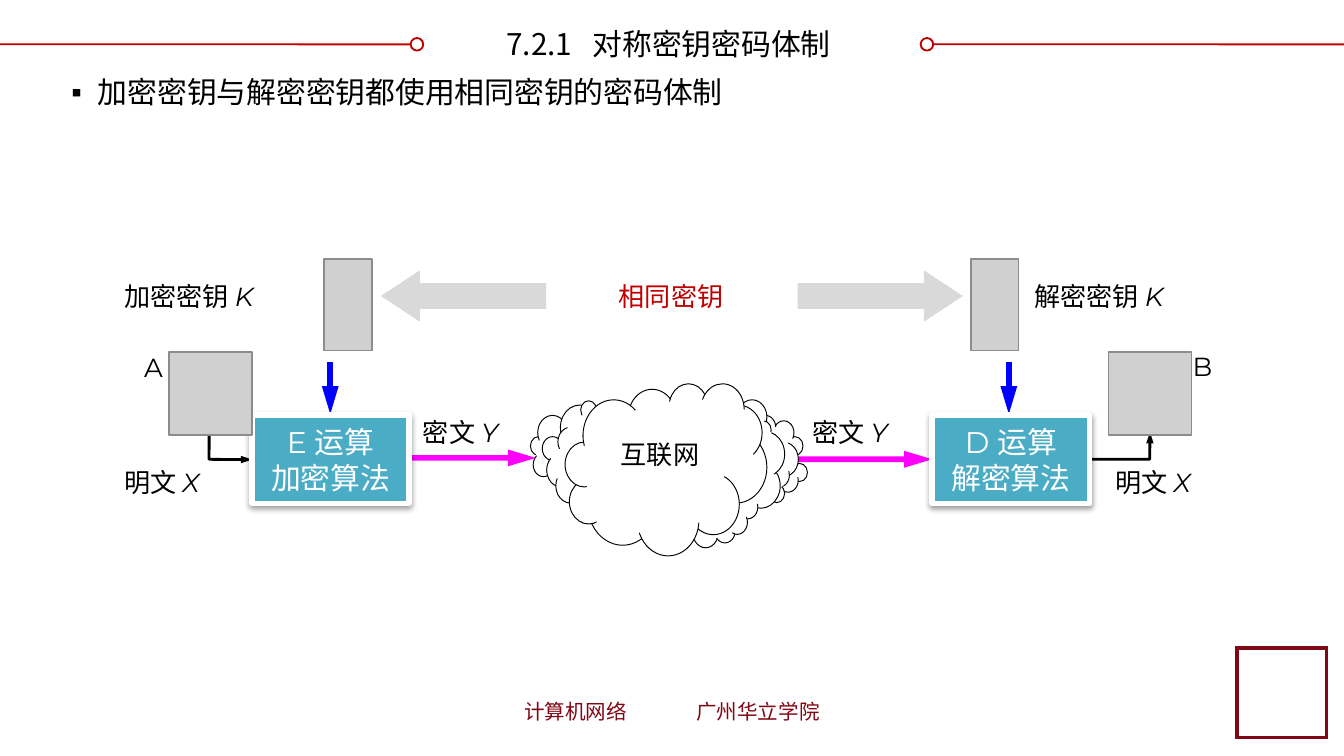
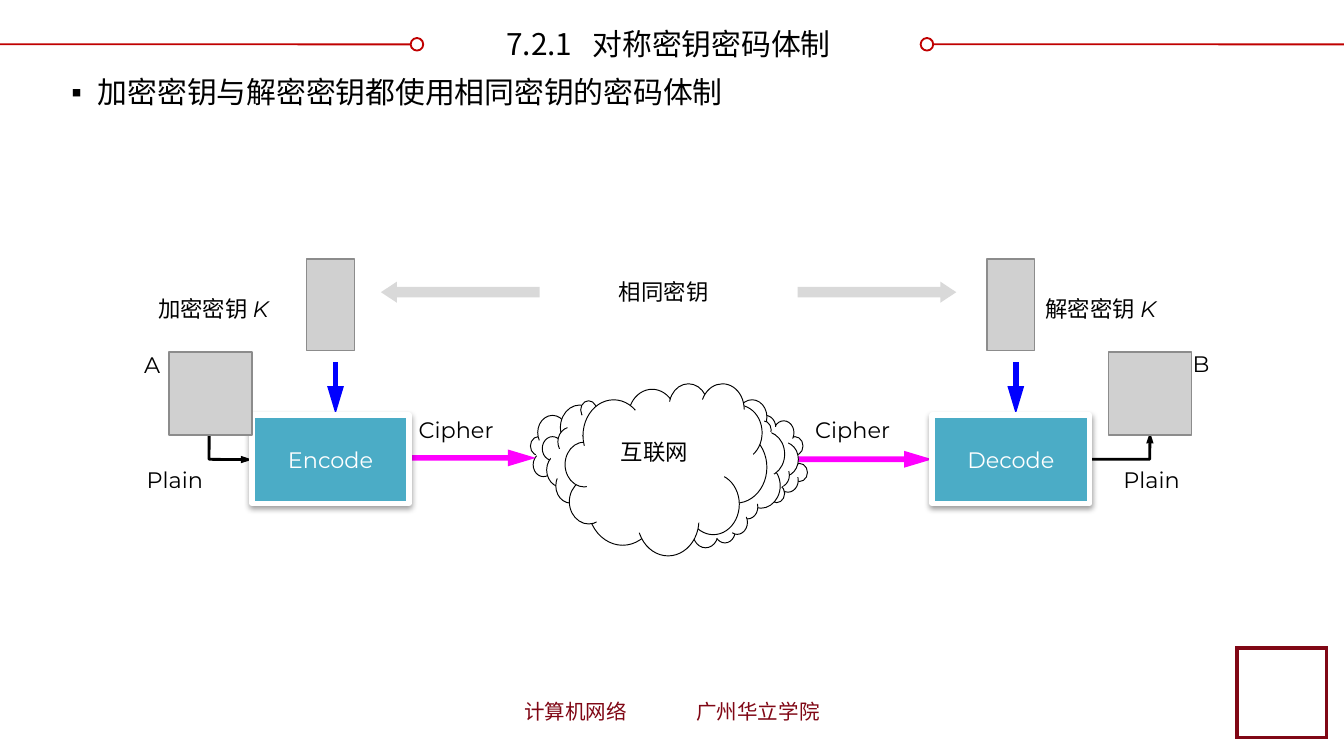
Before and after one commit to glplaman/glplaman.github.io, a slide deck: slide 14 of network/ppt/chap7.pptx. Drawn at 1344x756 pixels with LibreOffice and Linux fonts; fonts in the diff are those of the drawing; grey boxes stand for pictures; background and template pictures are left out. Boxes give left, top, right and bottom in pixels: in the first picture for what was removed or moved away, otherwise in the second. Text is boxed around its words. In the diff, an @@ line names an element or a change of style, - is before the commit and + after.

```diff
--- a/network/ppt/chap7.pptx
+++ b/network/ppt/chap7.pptx
@@ picture: place and size @@
-picture at box(324, 259, 372, 351)
+picture at box(306, 259, 355, 351)
@@ picture: place and size @@
-picture at box(970, 259, 1019, 351)
+picture at box(986, 259, 1035, 351)
@@ size 14 to 12 pt in 5 elements at box(1193, 356, 1210, 372), box(144, 357, 160, 373), box(621, 441, 688, 462), box(1045, 298, 1156, 319), box(158, 298, 269, 319) @@
@@ text "加密密钥 K": place and size @@
-text "加密密钥 K" at box(124, 284, 254, 308)
+text "加密密钥 K" at box(158, 298, 269, 319)
@@ left arrow: place and size @@
-left arrow at box(380, 270, 546, 321)
+left arrow at box(380, 282, 539, 304)
@@ text "相同密钥" at box(619, 281, 709, 302): size 14 to 12 pt, text colour #C00000 to #000000 @@
@@ left arrow: place and size @@
-left arrow at box(798, 270, 964, 321)
+left arrow at box(798, 282, 957, 304)
@@ text "解密密钥 K": place and size @@
-text "解密密钥 K" at box(1034, 284, 1164, 308)
+text "解密密钥 K" at box(1045, 298, 1156, 319)
@@ freeform shape: place and size @@
-freeform shape at box(320, 363, 329, 415)
+freeform shape at box(325, 363, 335, 415)
@@ freeform shape: place and size @@
-freeform shape at box(999, 363, 1008, 415)
+freeform shape at box(1007, 363, 1016, 415)
@@ text at box(419, 421, 494, 443): text changed; size 14 to 12 pt @@
-密文 Y
+Cipher
@@ text at box(815, 421, 890, 443): text changed; size 14 to 12 pt @@
-密文 Y
+Cipher
@@ text at box(147, 471, 203, 488): text changed; size 14 to 12 pt @@
-明文 X
+Plain
@@ text in rectangle at box(288, 451, 373, 468): text changed; size 16 to 12 pt @@
-E 运算
-加密算法
+Encode
@@ text in rectangle at box(967, 451, 1054, 468): text changed; size 16 to 12 pt @@
-D 运算
-解密算法
+Decode
@@ text at box(1123, 471, 1179, 488): text changed; size 14 to 12 pt @@
-明文 X
+Plain
```
Also in this commit, not shown: 4 other slides changed, 20 other files.
